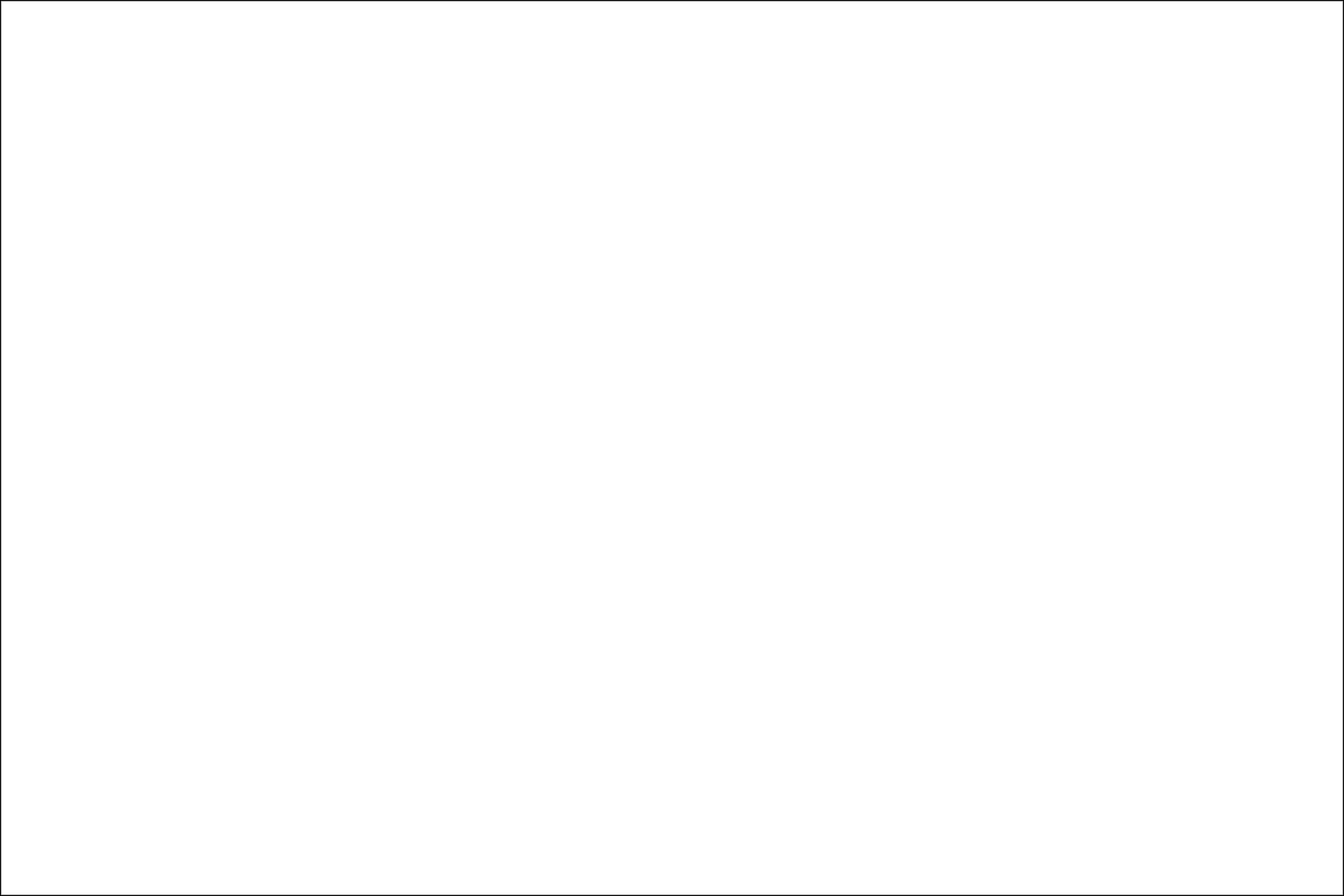
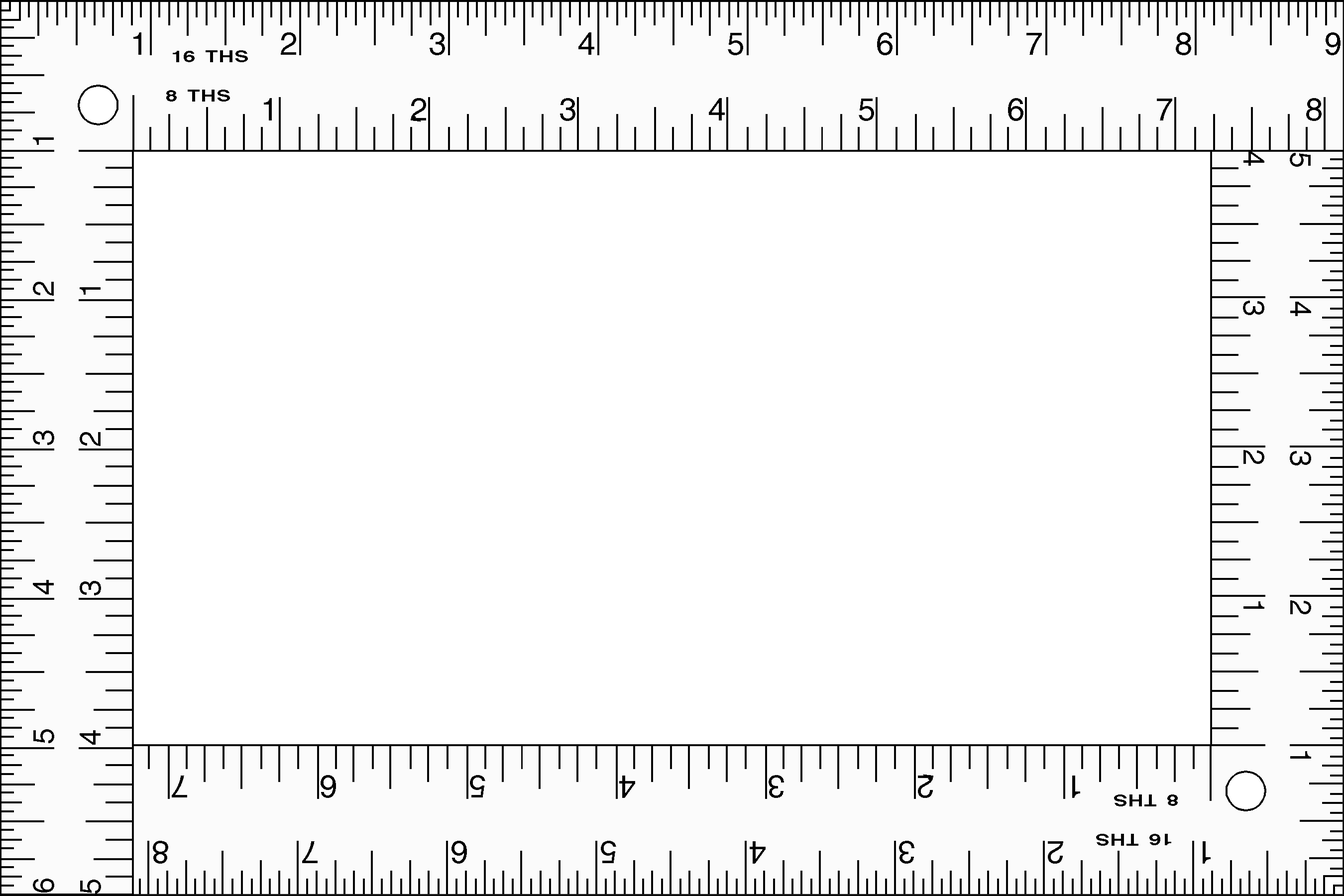
Before/after of a (1344, 896) layered artwork. What changed in the layer stack:
painted on "foreground" over (x1=0, y1=0, x2=1344, y2=896)
